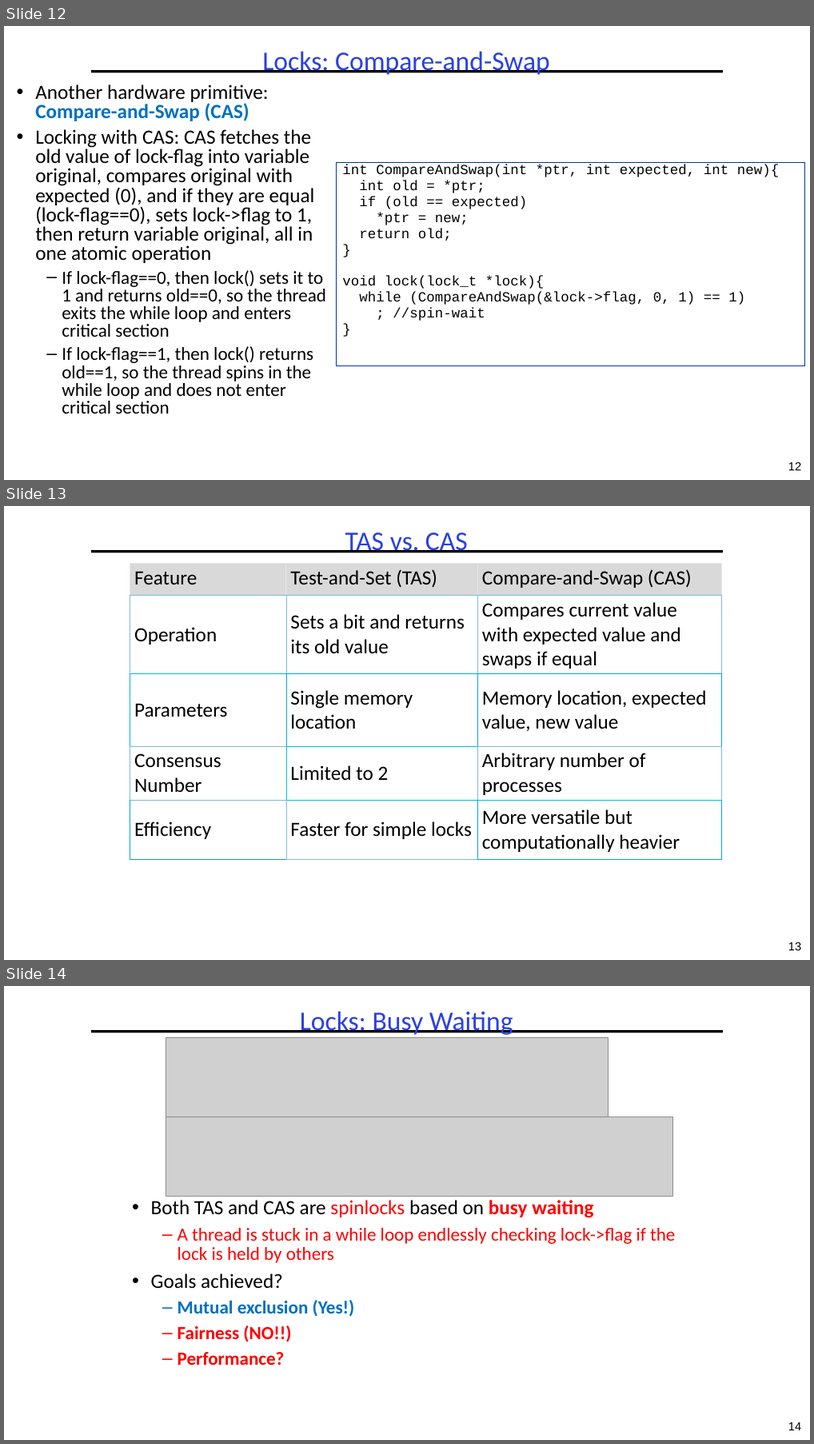
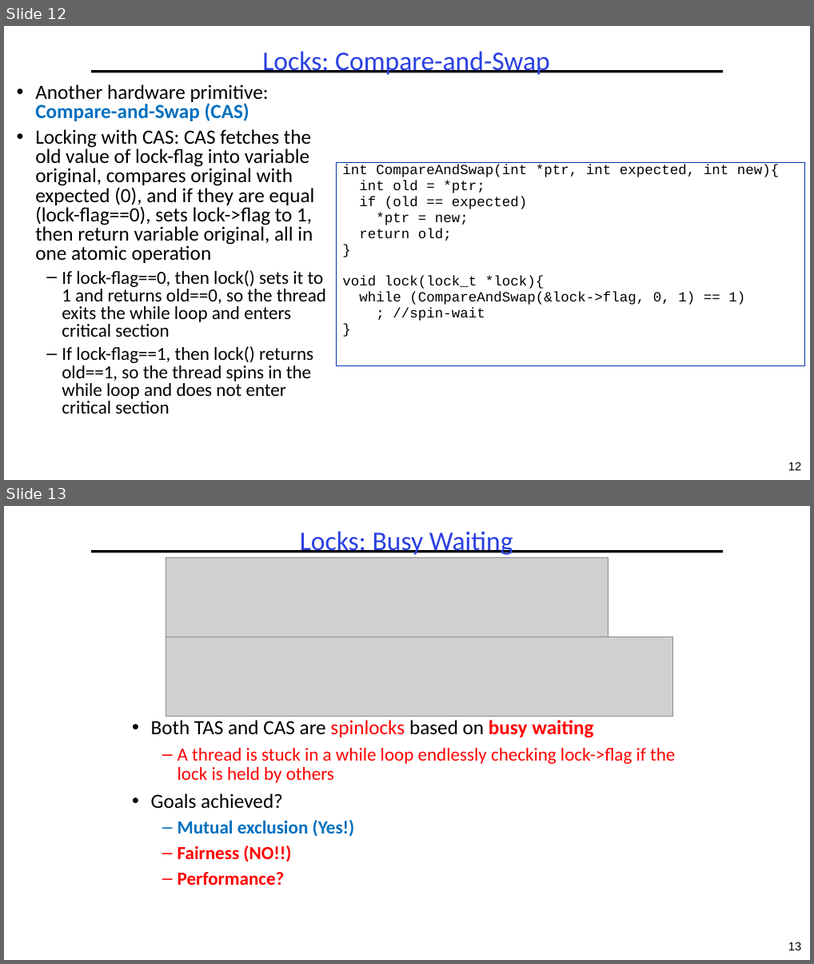
Before and after one commit to guhofstra/CSC256Fa25, a slide deck: PPTs/L3-Synchronization.pptx. Shown one above the other, each under a label of ours: slides 12, 13 and 14 before the commit, slides 12 and 13 after it. The pictures are 814x1444 and 814x964 pixels, drawn with LibreOffice and Linux fonts; fonts in the diff are those of the drawing; grey boxes stand for pictures. Boxes give left, top, right and bottom in pixels: in the first picture for what was removed or moved away, otherwise in the second. Text is boxed around its words. In the diff, an @@ line names an element or a change of style, - is before the commit and + after.

```diff
--- a/PPTs/L3-Synchronization.pptx
+++ b/PPTs/L3-Synchronization.pptx
@@ slide 13 removed at [4,506,810,960], background #FFFFFF; not listed: 2 template elements that a slide beside it also shows @@
@@ title removed at [346,532,468,553] @@
-TAS vs. CAS
@@ table removed at [130,564,722,857], 5 rows, 3 columns @@
-Feature | Test-and-Set (TAS) | Compare-and-Swap (CAS)
-Operation | Sets a bit and returns its old value | Compares current value with expected value and swaps if equal
-Parameters | Single memory location | Memory location, expected value, new value
-Consensus Number | Limited to 2 | Arbitrary number of processes
-Efficiency | Faster for simple locks | More versatile but computationally heavier
@@ what was slide 14 is now slide 13 @@
@@ page number at [789,941,802,950]: text changed @@
-14
+13
```
Also in this commit, not shown: 5 slides changed, 3 other files.
